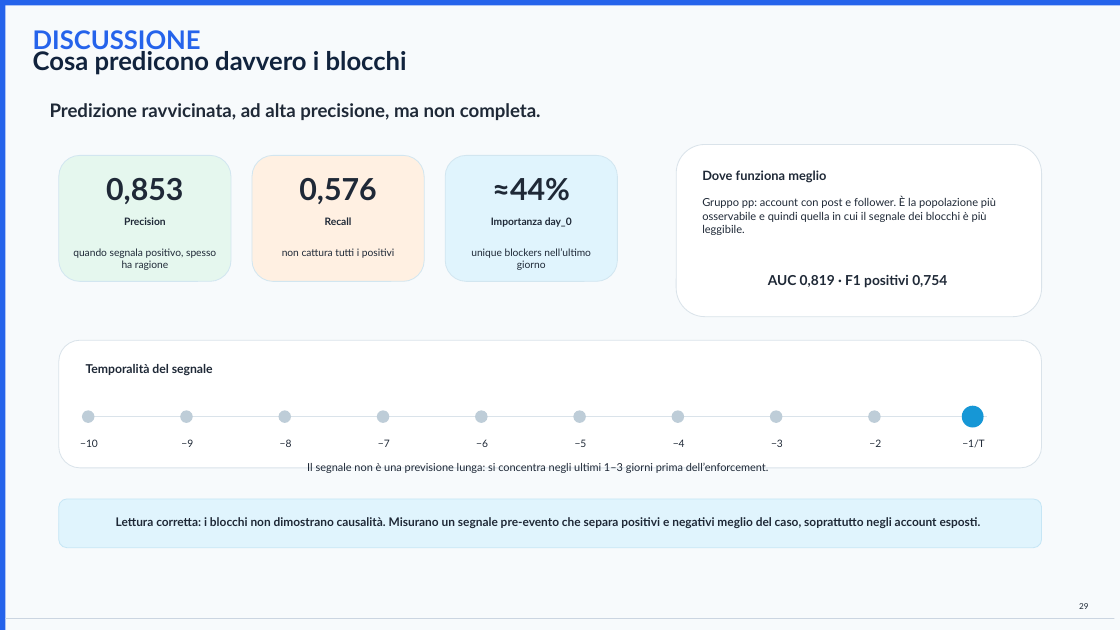
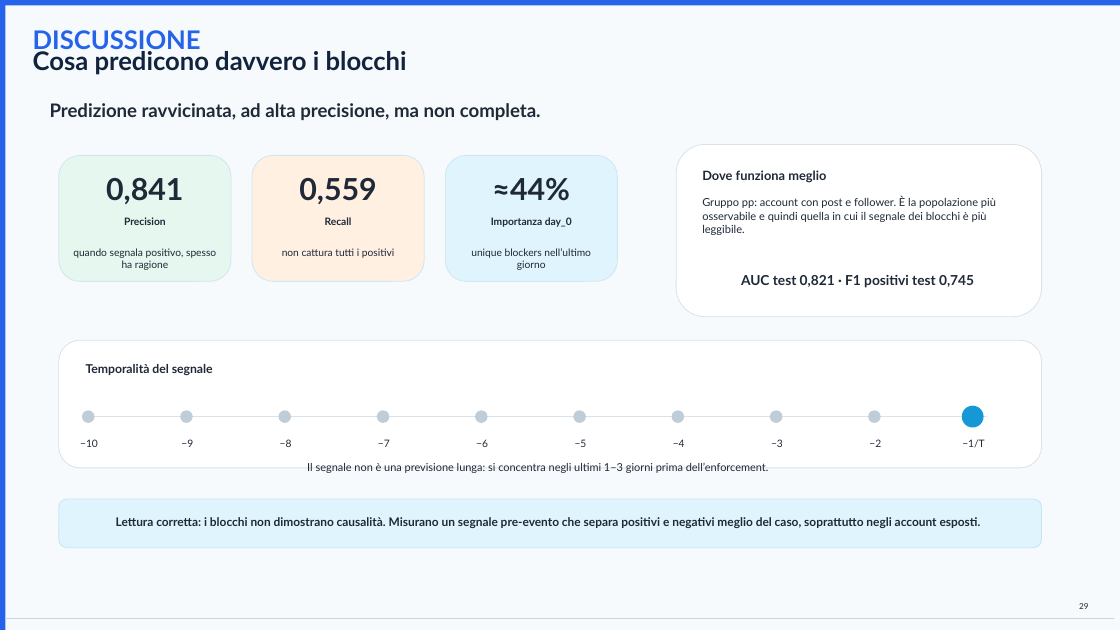
Before and after one commit to nicorota200/Bluesky-moderation-analysis, a slide deck: slide 29 of bluesky_presentazione_final.pptx. Drawn at 1120x630 pixels with LibreOffice and Linux fonts; fonts in the diff are those of the drawing. Boxes give left, top, right and bottom in pixels: in the first picture for what was removed or moved away, otherwise in the second. Text is boxed around its words. In the diff, an @@ line names an element or a change of style, - is before the commit and + after.

```diff
--- a/bluesky_presentazione_final.pptx
+++ b/bluesky_presentazione_final.pptx
@@ text at <box>106,178,183,204</box>: text changed @@
-0,853
+0,841
@@ text at <box>299,178,376,204</box>: text changed @@
-0,576
+0,559
@@ text at <box>741,275,974,288</box>: text changed @@
-AUC 0,819 · F1 positivi 0,754
+AUC test 0,821 · F1 positivi test 0,745
```
Also in this commit, not shown: 5 other slides changed, 58 other files.
